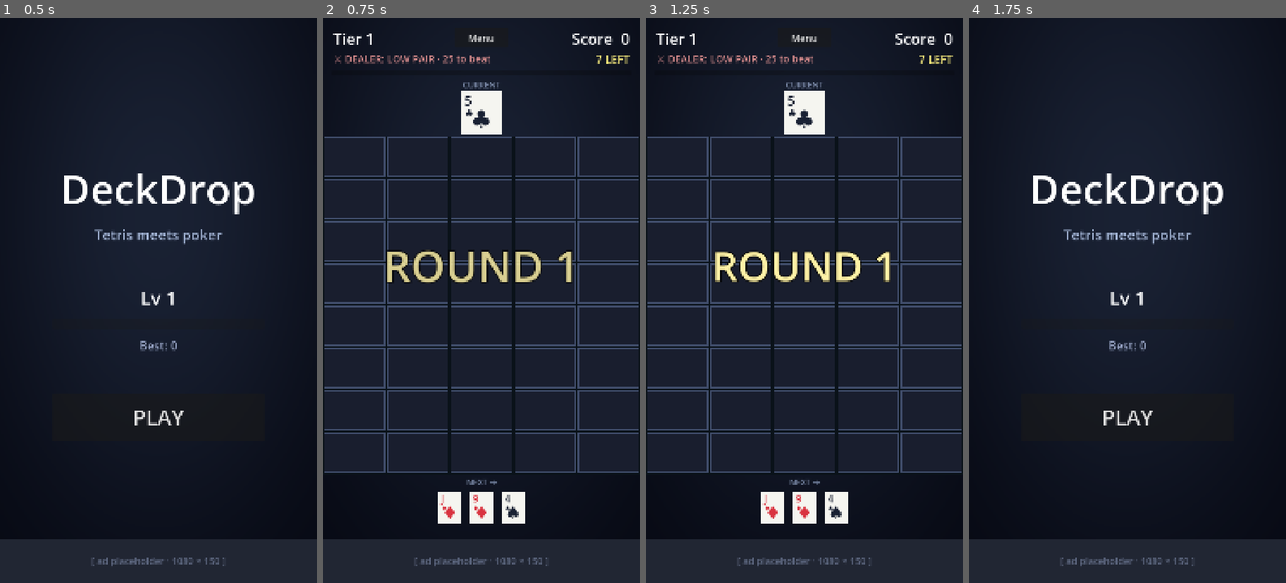
Above: before the commit, frames 1-4 (left to right).
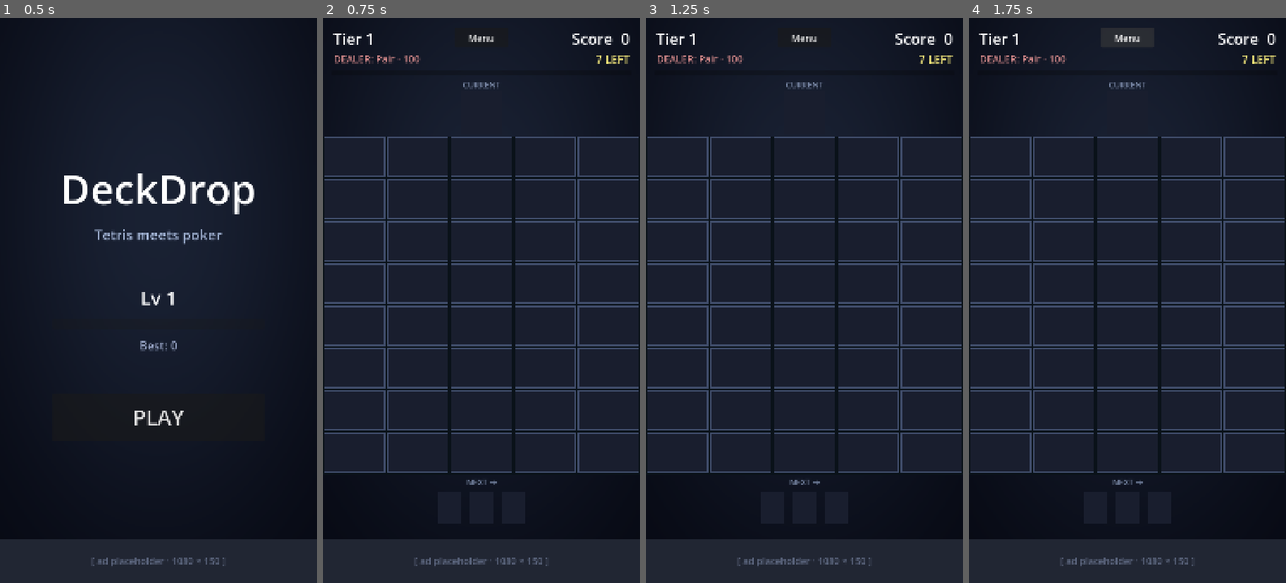
Above: after the commit, the same moments.

Repository: KrisCagle/Godot-CardStack
Game: Godot game, scene res://scenes/Title.tscn
Two runs of this game, one before a commit and one after it. Both use one fixed random seed, a clock stepped at 60 frames per second and the inputs below.
Inputs:
- Up to frame 1 (0.5 s): no input
- Up to frame 2 (0.75 s): click "PLAY" at 0.5 s
- Up to frame 3 (1.25 s): no input
- Up to frame 4 (1.75 s): click "Menu" at 1.25 s

Frame 1 is identical in both runs. In frame 2, 4.2% of the frame differs, in the area x 3-79%, y 6-90%; in frame 3, 4.0%; in frame 4, 8.8%, in the area x 0-100%, y 2-83%.
Error after the commit: Parse Error: Cannot infer the type of "start_col" variable because the value doesn't have a set type. (res://scripts/game.gd:569)

Commit message:
Add hybrid scoring: line partials (Mini Trips, Flush+, Straight+)
User feedback: 5-in-line scoring left "near-miss" 4-card setups
feeling unrewarded. Add per-placement partial-line scoring as a middle
ground between strict line clears and full free-form scoring.

Patterns checked on every non-special placement:
  - 3-cell line window all same rank → MINI TRIPS (+30)
  - 4-cell line window all same suit → FLUSH+ (+50)
  - 4-cell line window with 4 consecutive distinct ranks → STRAIGHT+ (+50)

Both horizontal (row) and vertical (column) windows are scanned. Each
detected partial spawns a labeled mini-popup at the window center
("MINI TRIPS +45" with combo applied). Partials are bonuses only —
they DON'T clear cells, so the player can still go on to complete a
full 5-card line for the big score.

Partial windows skip Joker/Bomb cells (specials are wild for full
hands but treated as mismatched here, kept simple for v1).

Aggregate adjacency/squares popup at placement cell is suppressed when
partials fire — otherwise multiple popups overlap on the same cell.
When no partials, the unified "+N" popup still shows the adjacency
total.

Tuning levers: bonus amounts (30 / 50 / 50) live in _classify_partial.

Diff:
--- a/DeckDrop/scripts/game.gd
+++ b/DeckDrop/scripts/game.gd
@@ -529,7 +529,12 @@
 	var adj_raw := _adjacency_bonus(col, row, placed)
 	var squares: Array = playfield.find_same_suit_squares_at(col, row)
 	var square_raw := squares.size() * 20
-	var raw_total := adj_raw + square_raw
+	var partial_hits: Array = _detect_partial_hits(col, row)
+	var partial_raw := 0
+	for h in partial_hits:
+		partial_raw += int(h.bonus)
+
+	var raw_total := adj_raw + square_raw + partial_raw
 	if raw_total <= 0:
 		return
 
@@ -537,10 +542,97 @@
 	score += earned
 	_refresh_score()
 
-	var rect: Rect2 = playfield.cell_local_rect(col, row)
-	var center: Vector2 = playfield.global_position + rect.position + rect.size * 0.5
-	var color: Color = Color(0.70, 1.00, 0.85) if square_raw == 0 else Color(0.80, 0.95, 1.00)
-	_spawn_mini_popup("+%d" % earned, center, color)
+	# Per-partial popups: each line-partial gets its own labeled float-up.
+	for h in partial_hits:
+		var multiplied := int(round(float(h.bonus) * combo_mult))
+		_spawn_mini_popup("%s +%d" % [String(h.name), multiplied],
+			_center_of_cells(h.cells), h.color)
+
+	# Aggregate adjacency/squares popup at placement cell — only when no
+	# partials fired, otherwise the screen gets noisy with overlapping text.
+	if partial_hits.is_empty():
+		var rect: Rect2 = playfield.cell_local_rect(col, row)
+		var center: Vector2 = playfield.global_position + rect.position + rect.size * 0.5
+		var color: Color = Color(0.70, 1.00, 0.85) if square_raw == 0 else Color(0.80, 0.95, 1.00)
+		_spawn_mini_popup("+%d" % earned, center, color)
+
+
+# Returns a list of {name, bonus, color, cells} for every 3-card or 4-card line
+# window containing (col, row) that matches a partial pattern. Skipped if the
+# placed cell or any window cell is a Joker/Bomb (specials don't count toward
+# partials).
+func _detect_partial_hits(col: int, row: int) -> Array:
+	var hits: Array = []
+	# Horizontal windows (3 then 4 cells wide)
+	for size in [3, 4]:
+		for offset in size:
+			var start_col := col - offset
+			if start_col < 0 or start_col + size > PlayField.GRID_WIDTH:
+				continue
+			var hit := _check_partial_window(start_col, row, 1, 0, size)
+			if not hit.is_empty():
+				hits.append(hit)
+	# Vertical windows (3 then 4 cells tall)
+	for size in [3, 4]:
+		for offset in size:
+			var start_row := row - offset
+			if start_row < 0 or start_row + size > PlayField.GRID_HEIGHT:
+				continue
+			var hit := _check_partial_window(col, start_row, 0, 1, size)
+			if not hit.is_empty():
+				hits.append(hit)
+	return hits
+
+
+# Checks a single window starting at (start_col, start_row) of `size` cells
+# stepping by (dx, dy). Returns {} if not a partial, else the classification
+# dict with `cells` populated.
+func _check_partial_window(start_col: int, start_row: int, dx: int, dy: int, size: int) -> Dictionary:
+	var cells: Array = []
+	var cards: Array = []
+	for i in size:
+		var c: Card = playfield.card_at(start_col + dx * i, start_row + dy * i)
+		if c == null or c.is_special:
+			return {}
+		cards.append(c)
+		cells.append(Vector2i(start_col + dx * i, start_row + dy * i))
+	var classification := _classify_partial(cards)
+	if int(classification.get("bonus", 0)) <= 0:
+		return {}
+	classification["cells"] = cells
+	return classification
+
+
+# Returns {name, bonus, color}. bonus=0 if cards don't form a partial pattern.
+# 3-card patterns: only Mini Trips (3 same rank).
+# 4-card patterns: Flush+ (4 same suit) or Straight+ (4 consecutive distinct ranks).
+func _classify_partial(cards: Array) -> Dictionary:
+	var size := cards.size()
+	if size == 3:
+		if cards[0].rank == cards[1].rank and cards[1].rank == cards[2].rank:
+			return {"name": "MINI TRIPS", "bonus": 30, "color": Color(1.00, 0.65, 0.95)}
+		return {"name": "", "bonus": 0, "color": Color.WHITE}
+	if size == 4:
+		var same_suit := true
+		for i in range(1, 4):
+			if cards[i].suit != cards[0].suit:
+				same_suit = false
+				break
+		if same_suit:
+			return {"name": "FLUSH+", "bonus": 50, "color": Color(0.50, 0.95, 0.60)}
+		var ranks: Array = []
+		for c in cards:
+			ranks.append(c.rank)
+		ranks.sort()
+		var distinct := true
+		for i in range(1, 4):
+			if ranks[i] == ranks[i - 1]:
+				distinct = false
+				break
+		if distinct and ranks[3] - ranks[0] == 3:
+			return {"name": "STRAIGHT+", "bonus": 50, "color": Color(1.00, 0.85, 0.40)}
+		return {"name": "", "bonus": 0, "color": Color.WHITE}
+	return {"name": "", "bonus": 0, "color": Color.WHITE}
 
 
 func _adjacency_bonus(col: int, row: int, placed: Card) -> int:
Not shown, added: DeckDrop/scripts/sfx.gd.uid
